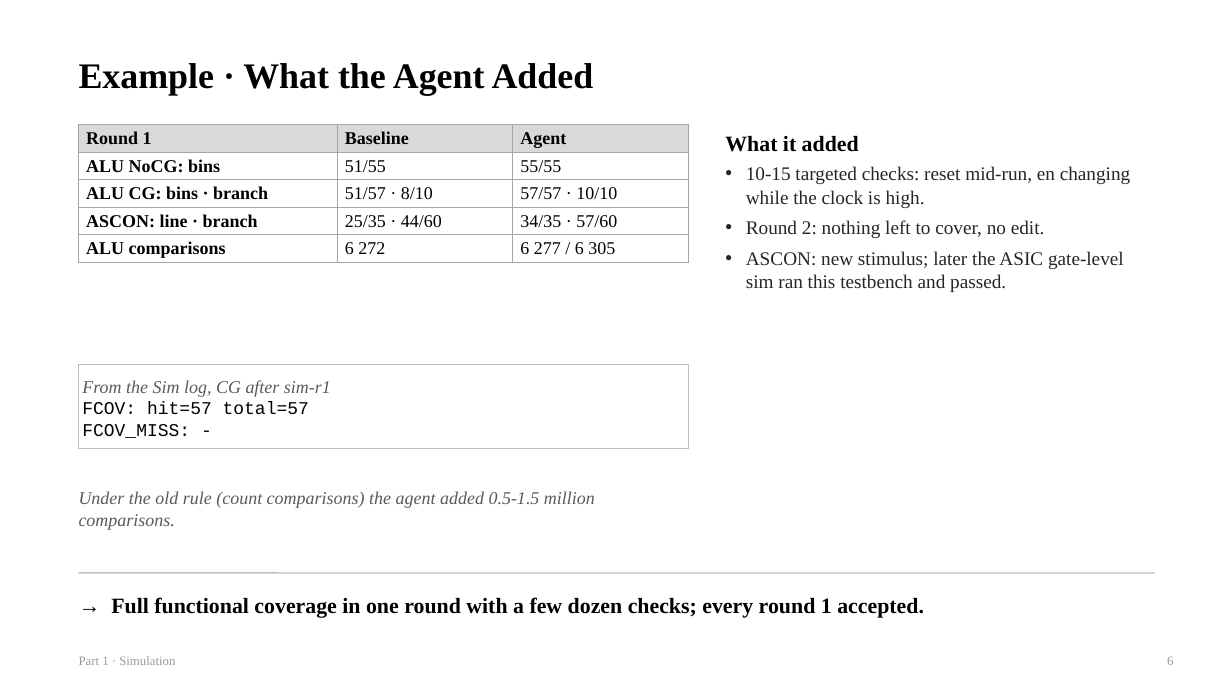
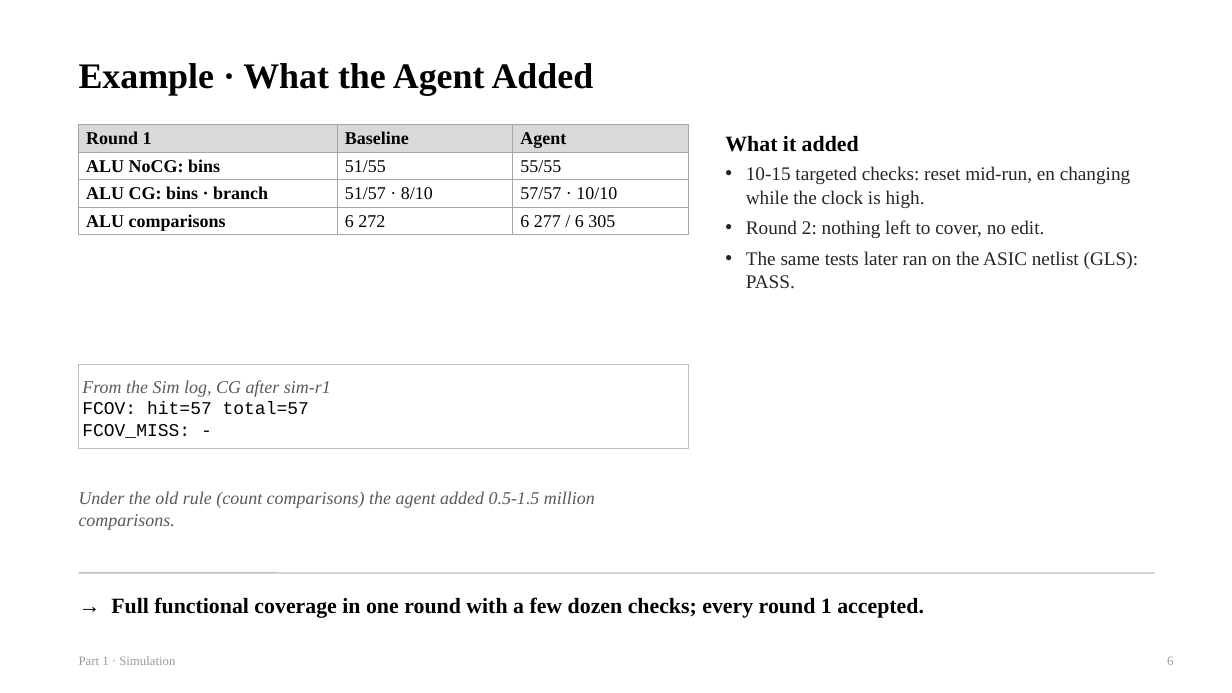
Before and after one commit to chipchip-tech/CHIA-workflow, a slide deck: slide 6 of projects/demo-alu/report/guides/1_Sim.pptx. Drawn at 1232x693 pixels with LibreOffice and Linux fonts; fonts in the diff are those of the drawing. Boxes give left, top, right and bottom in pixels: in the first picture for what was removed or moved away, otherwise in the second. Text is boxed around its words. In the diff, an @@ line names an element or a change of style, - is before the commit and + after.

```diff
--- a/projects/demo-alu/report/guides/1_Sim.pptx
+++ b/projects/demo-alu/report/guides/1_Sim.pptx
@@ table at <box>79,125,689,235</box> @@
-row 4: ASCON: line · branch | 25/35 · 44/60 | 34/35 · 57/60
@@ text at <box>746,251,1138,289</box>: text changed @@
-• ASCON: new stimulus; later the ASIC gate-level sim ran this testbench and passed.
+• The same tests later ran on the ASIC netlist (GLS): PASS.
```
Also in this commit, not shown: 4 other slides changed, 5 other files.
